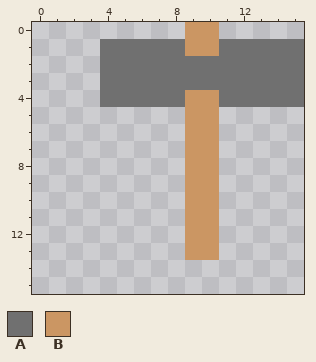
One commit to this pixel-art sprite: Sciencers/imgs/HAMMER.png. The picture above is the old version.
The file is 16x16 pixels.
Palette (. is transparent): A #707070  B #cb9663
Pixels before, first column x 4:
 0 .....BB.....
 1 AAAAABBAAAAA
 2 AAAAAAAAAAAA
 3 AAAAAAAAAAAA
 4 AAAAABBAAAAA
 5 .....BB.....
 6 .....BB.....
 7 .....BB.....
 8 .....BB.....
 9 .....BB.....
10 .....BB.....
11 .....BB.....
12 .....BB.....
13 .....BB.....
New version:
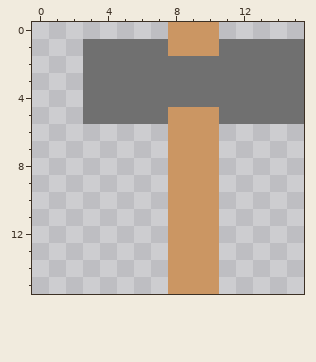
Difference:
y 0: x 8 . -> B
y 1: x 3 . -> A; x 8 A -> B
y 2..3: x 3 . -> A
y 4: x 3 . -> A; x 9..10 BB -> AA
y 5: x 3..8 ...... -> AAAAAB; x 11..15 ..... -> AAAAA
y 6..13: x 8 . -> B
y 14..15: x 8..10 ... -> BBB
Changed places in both pictures, as pixel boxes (x1, y1, x2, y2):
changed: (83, 22, 304, 294)
